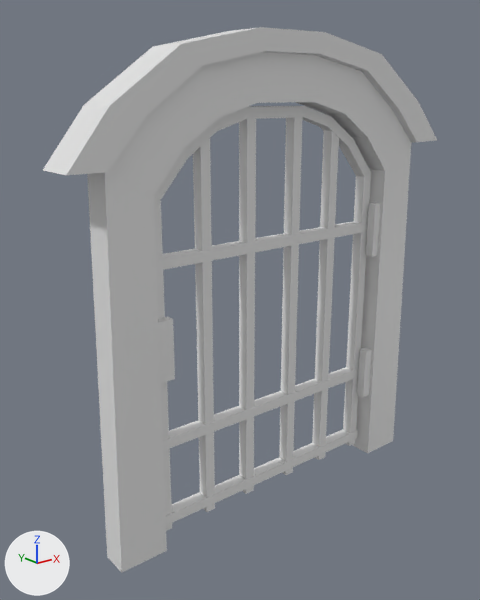
Two versions of the Blender file ExternalAssets/Blender/DungeonDoor02.blend, one commit apart.
Both versions are drawn from a 50 mm lens placed at (-1.13, -1.269, 1.115), pointed at (-0.077, 0.047, 0.588). The axes (+X, +Y, +Z) are drawn at lower left. The lights are the same throughout.

The first picture shows 'Door', 'Frame'.
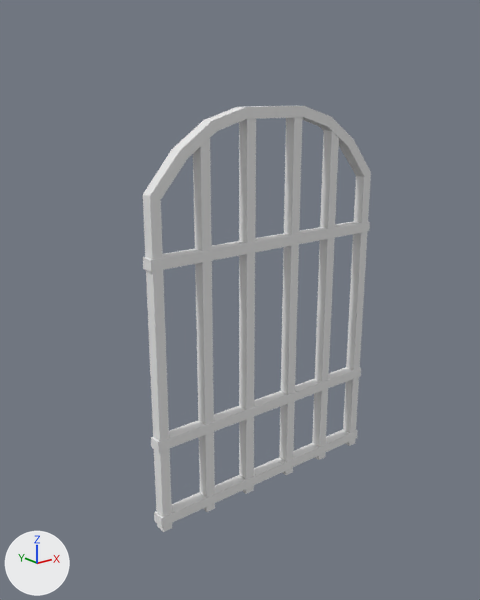
Changed parts and their boxes [x1, y1, x2, y2] in the pictures (480 x 600 px):
'Frame', deleted: before [43, 27, 437, 572]

The change, as a diff of the scene's bpy script:
```diff
--- a/ExternalAssets/Blender/DungeonDoor02.blend.py
+++ b/ExternalAssets/Blender/DungeonDoor02.blend.py
@@ ob_frame @@
-ob_frame = bpy.data.objects.new('Frame', me_cube_007)
-ob_frame.parent = ob_root
-ob_frame.location = (0.371, -0.000288, 0.343)
-ob_frame.rotation_euler = (0.0, 0.0, -3.142)  # degrees (0, 0, -180)
```
